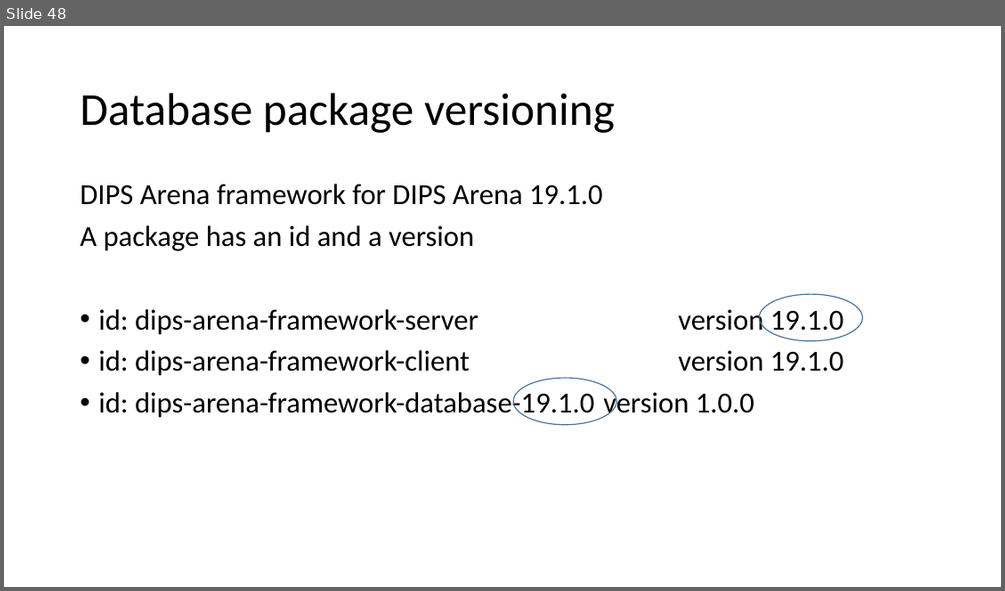
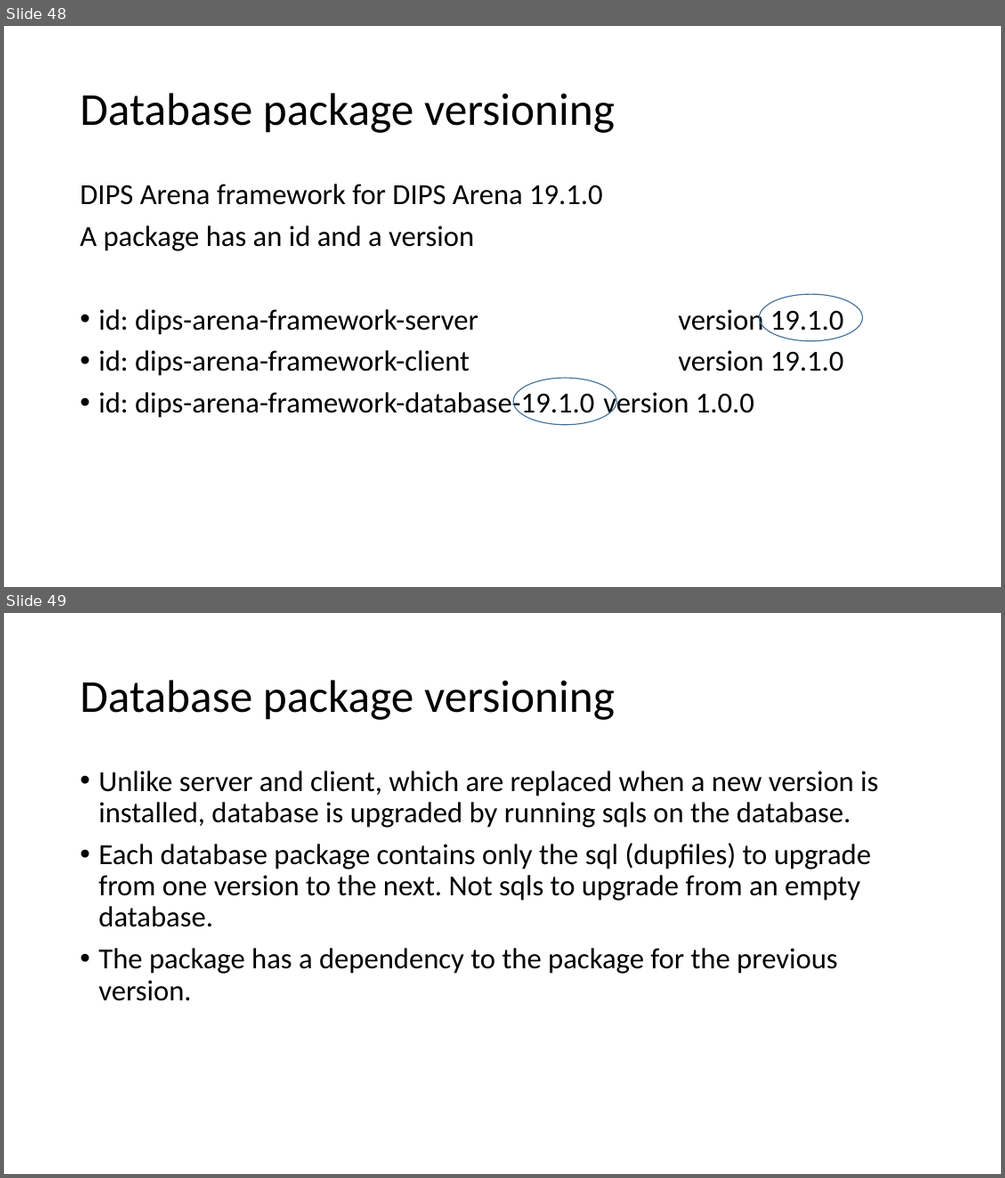
Before and after one commit to DIPSAS/InstallationTech, a slide deck: docs/InstallationCourse.pptx. Shown one above the other, each under a label of ours: slide 48 before the commit, slides 48 and 49 after it. The pictures are 1005x591 and 1005x1178 pixels, drawn with LibreOffice and Linux fonts; fonts in the diff are those of the drawing. Boxes give left, top, right and bottom in pixels: in the first picture for what was removed or moved away, otherwise in the second. Text is boxed around its words. In the diff, an @@ line names an element or a change of style, - is before the commit and + after.

Commit message:
Added slides about database

```diff
--- a/docs/InstallationCourse.pptx
+++ b/docs/InstallationCourse.pptx
@@ slide 49 added at (x1=4, y1=613, x2=1001, y2=1174), background #FFFFFF @@
@@ title added at (x1=80, y1=680, x2=615, y2=720), 44 pt, text #000000 @@
+Database package versioning
@@ text added at (x1=98, y1=771, x2=878, y2=1001), 28 pt, text #000000 @@
+• Unlike server and client, which are replaced when a new version is installed, database is upgraded by running sqls on the database.
+• Each database package contains only the sql (dupfiles) to upgrade from one version to the next. Not sqls to upgrade from an empty database.
+• The package has a dependency to the package for the previous version.
```
Also in this commit, not shown: 6 slides changed, 5 other slides added.
